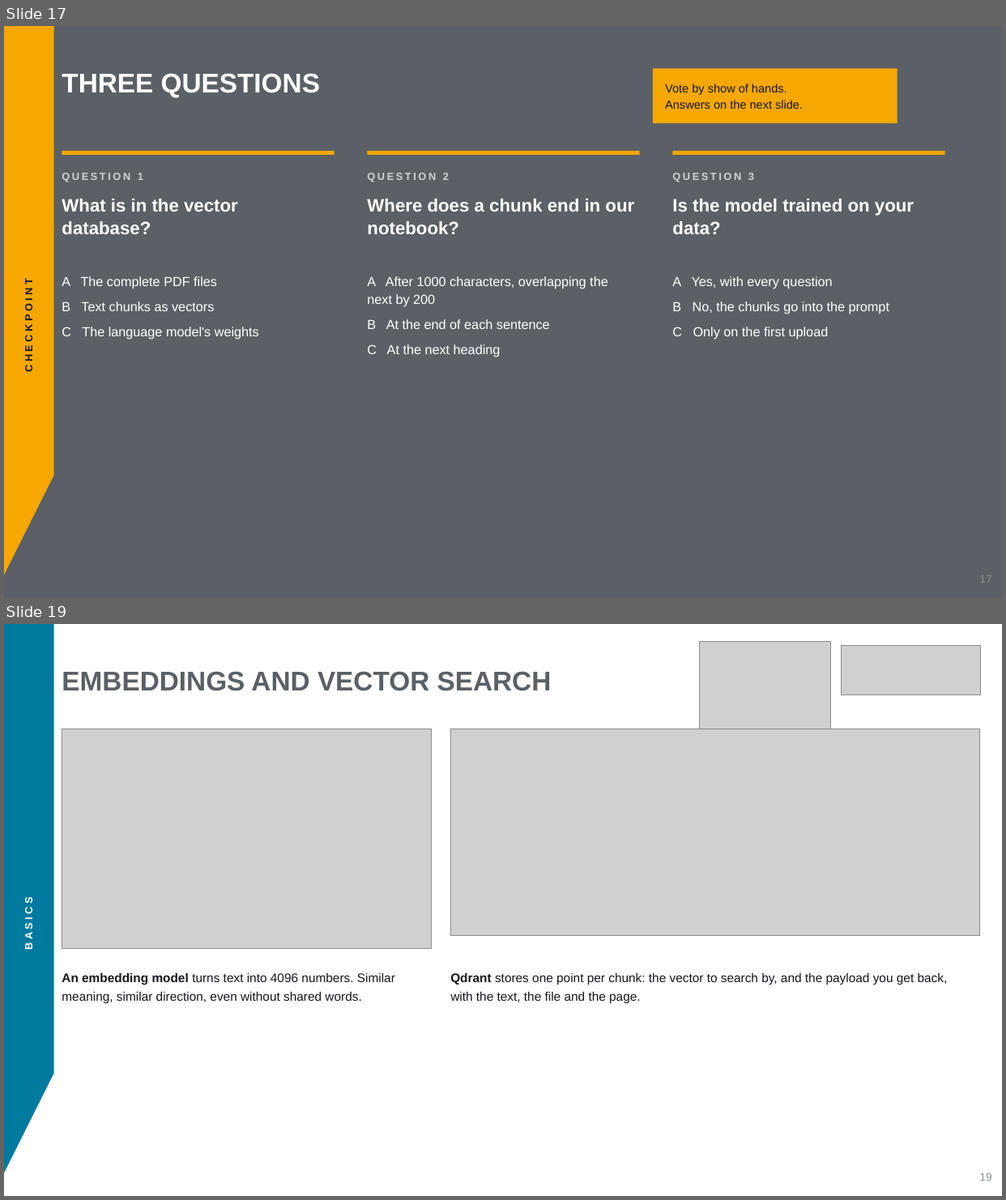
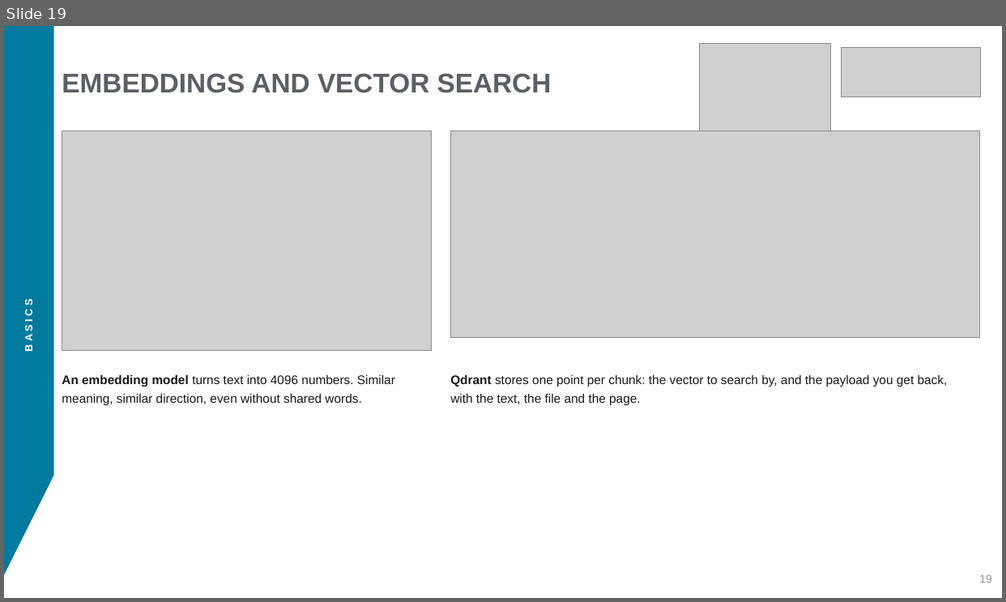
Before and after one commit to aihpi/workshop-rag-basics, a slide deck: workshop/slides/rag-workshop.pptx. Shown one above the other, each under a label of ours: slides 17 and 19 before the commit, slide 19 after it; the slides between them are not shown. The pictures are 1006x1200 and 1006x602 pixels, drawn with LibreOffice and Linux fonts; fonts in the diff are those of the drawing; grey boxes stand for pictures. Boxes give left, top, right and bottom in pixels: in the first picture for what was removed or moved away, otherwise in the second. Text is boxed around its words. In the diff, an @@ line names an element or a change of style, - is before the commit and + after.

Commit message:
workshop(slides): an agenda, and findings instead of the quiz
The quiz tested facts the notebooks show anyway. The checkpoint now asks
what the room found in notebooks 1 and 2, with the real numbers (the
invented answer, 5 tables kept, chunk counts for 300/1000/3000).

```diff
--- a/workshop/slides/rag-workshop.pptx
+++ b/workshop/slides/rag-workshop.pptx
@@ slide 17 removed at (4, 26, 1002, 598), background #5A6065 @@
@@ freeform shape removed at (4, 26, 54, 575) @@
@@ text removed at (62, 73, 320, 98) @@
-THREE QUESTIONS
@@ rectangle removed at (653, 68, 897, 123) @@
@@ text removed at (665, 84, 803, 109) @@
-Vote by show of hands.
-Answers on the next slide.
@@ rectangle removed at (62, 151, 334, 155) @@
@@ rectangle removed at (367, 151, 640, 155) @@
@@ rectangle removed at (672, 151, 945, 155) @@
@@ text removed at (62, 173, 143, 182) @@
-QUESTION 1
@@ text removed at (367, 173, 449, 182) @@
-QUESTION 2
@@ text removed at (672, 173, 754, 182) @@
-QUESTION 3
@@ text removed at (62, 199, 238, 234) @@
-What is in the vector database?
@@ text removed at (367, 199, 634, 234) @@
-Where does a chunk end in our notebook?
@@ text removed at (672, 199, 914, 234) @@
-Is the model trained on your data?
@@ text removed at (23, 288, 35, 370) @@
-CHECKPOINT
@@ text removed at (62, 276, 259, 339) @@
-A The complete PDF files
-B Text chunks as vectors
-C The language model's weights
@@ text removed at (367, 276, 608, 357) @@
-A After 1000 characters, overlapping the next by 200
-B At the end of each sentence
-C At the next heading
@@ text removed at (672, 276, 889, 339) @@
-A Yes, with every question
-B No, the chunks go into the prompt
-C Only on the first upload
@@ text removed at (979, 575, 991, 582) @@
-17
```
Also in this commit, not shown: 14 slides changed, 2 slides added, 1 other slide removed, 3 other files.
